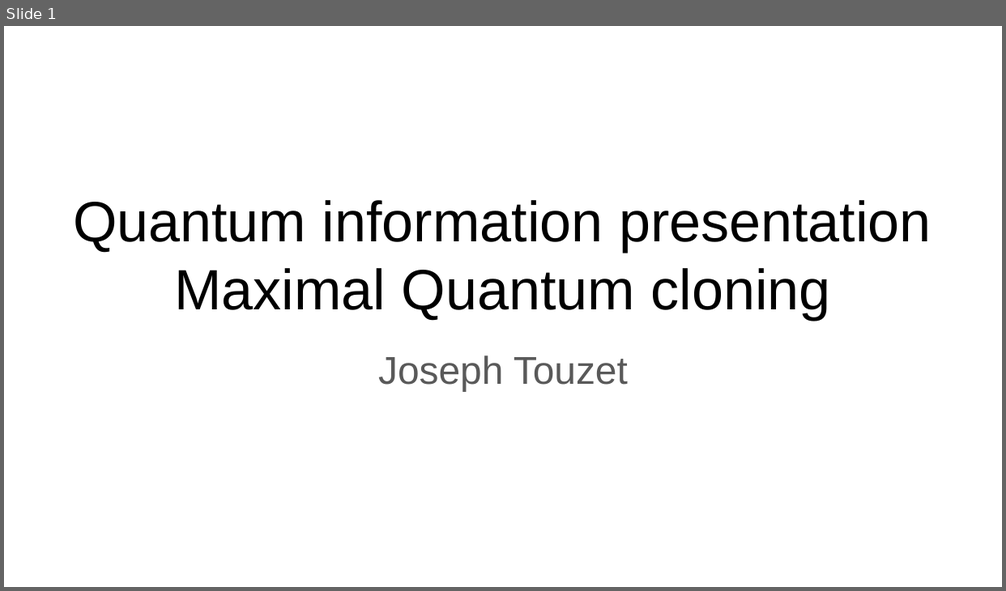
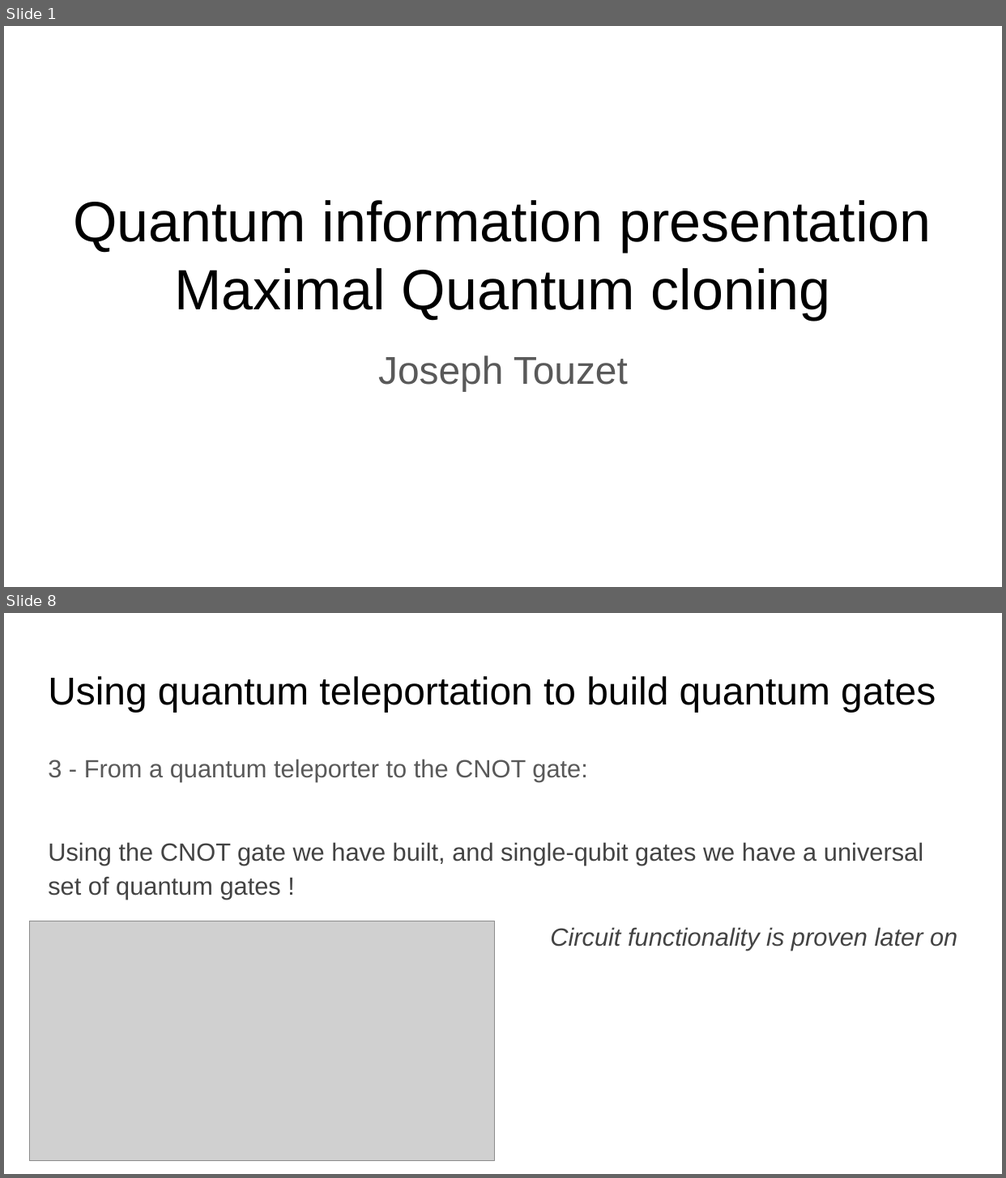
Before and after one commit to jolatechno/cours-ENS, a slide deck: cours/M2/info_quantique/presentation/presentation_quantum_information.odp. Shown one above the other, each under a label of ours: slide 1 before the commit, slides 1 and 8 after it; the slides between them are not shown. The pictures are 1006x591 and 1006x1178 pixels, drawn with LibreOffice and Linux fonts; fonts in the diff are those of the drawing; grey boxes stand for pictures. Boxes give left, top, right and bottom in pixels: in the first picture for what was removed or moved away, otherwise in the second. Text is boxed around its words. In the diff, an @@ line names an element or a change of style, - is before the commit and + after.

```diff
--- a/cours/M2/info_quantique/presentation/presentation_quantum_information.odp
+++ b/cours/M2/info_quantique/presentation/presentation_quantum_information.odp
@@ slide 8 added at (4,613,1002,1174), background #FFFFFF @@
@@ title added at (48,676,936,712), 28 pt, text #000000 @@
+Using quantum teleportation to build quantum gates
@@ text added at (48,759,957,951), 18 pt, text #434343 @@
+3 - From a quantum teleporter to the CNOT gate:
+Using the CNOT gate we have built, and single-qubit gates we have a universal set of quantum gates !
+Circuit functionality is proven later on
@@ picture added at (30,922,495,1162) @@
```
Also in this commit, not shown: 12 other slides added, 2 slides removed, 5 other files.
